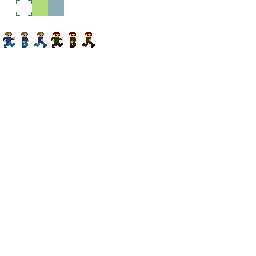
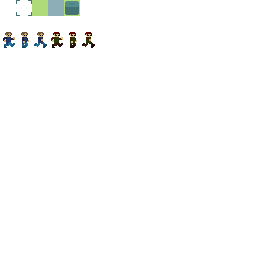
Revision of a layered 256 × 256 image; what changed, layer by layer:
painted on "Cursor" over [64, 0, 80, 16]
